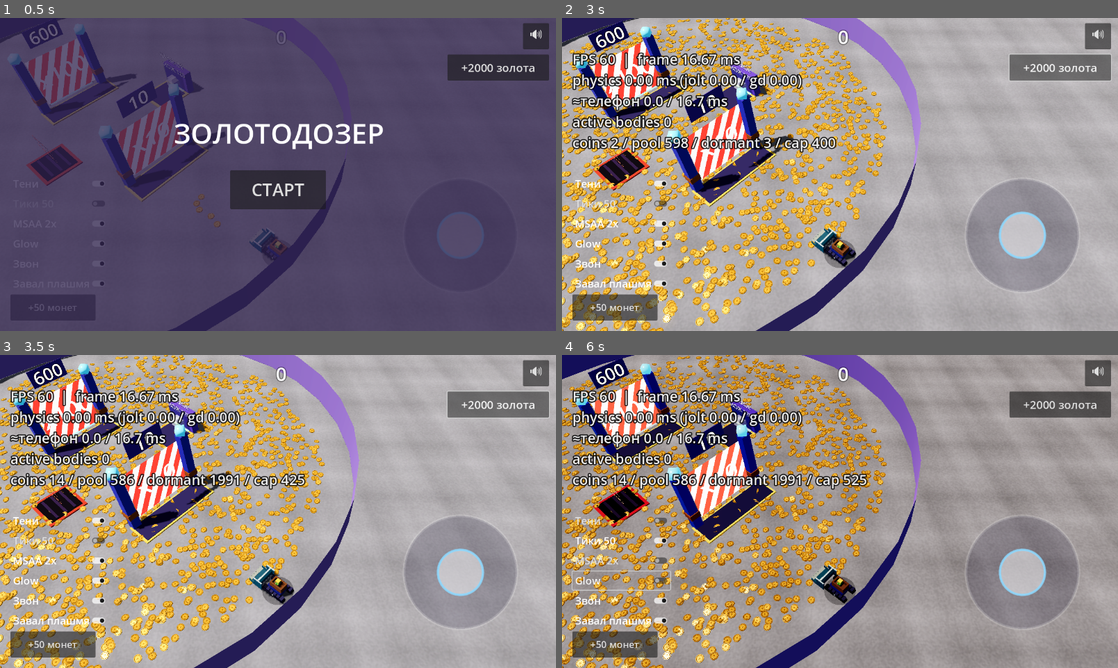
Above: before the commit, frames 1-4 (two rows, left to right).
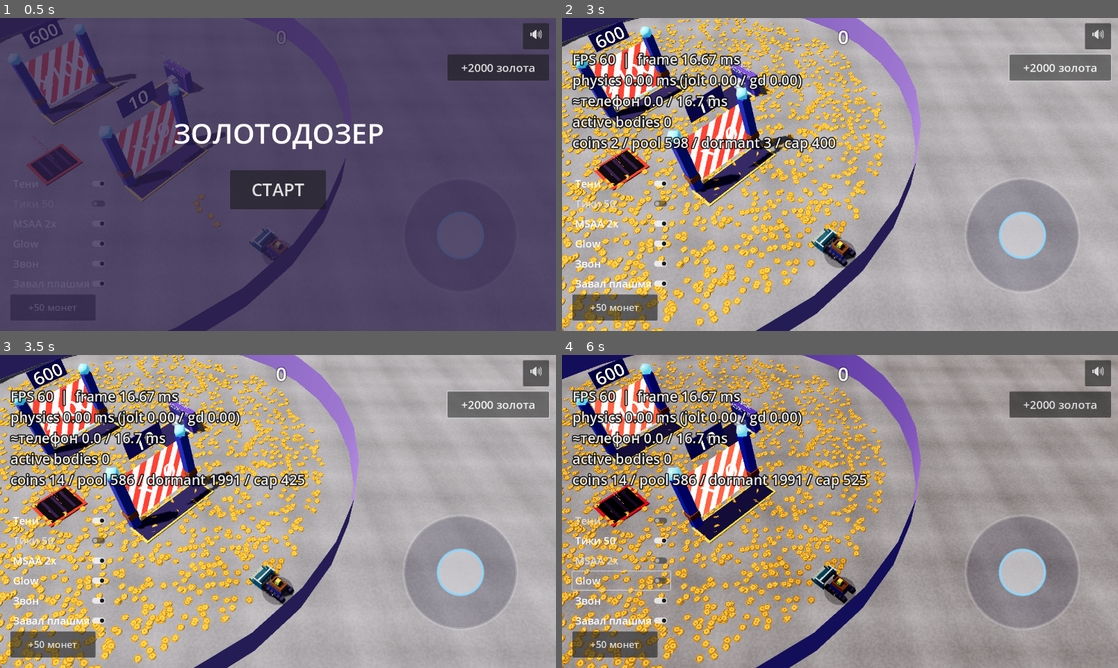
Above: after the commit, the same moments.

Repository: ui99ru/gold-harvester
Game: Godot game, scene res://scenes/game.tscn
Same seed, same stepped clock (60 frames per second), same inputs: the game is played once before the commit and once after it.
Inputs:
- Up to frame 1 (0.5 s): no input
- Up to frame 2 (3 s): click "СТАРТ" at 0.5 s; click "🔊" at 1.25 s; click "🔇" at 2 s; click "+2000 золота" at 2.75 s
- Up to frame 3 (3.5 s): no input
- Up to frame 4 (6 s): click "Тени" at 3.5 s; click "Тики 50" at 4.25 s; click "MSAA 2x" at 5 s; click "Glow" at 5.75 s

Frame 1 is identical in both runs. In frame 2, 5.3% of the frame differs, in the area x 0-59%, y 0-100%; in frame 3, 5.3%; in frame 4, 8.9%.

Commit message:
perf(godot): B6 — LOD декора + оснастка A/B рендера + диагностика узкого места
LOD-слой dormant (изобилие): отдельный дешёвый меш (10 сег. вместо 24) и материал
без normal-map/specular (SPECULAR_DISABLED), albedo-атлас+эмиссия сохранены — «море
золота» читается так же (сверено скриншотом). Активные монеты у ножа — полный PBR.

Оснастка измерения на телефоне (дефолты НЕ тронуты — тени/MSAA уже меняли «без
согласования» и откатили):
- probe-флаги --no-msaa/--no-shadow/--no-glow/--render-scale=X (рантайм-оверрайды);
- --no-glow теперь работает и на Android (через парсер: и user-args, и baked args);
- probe.ps1 -ExtraArgs: A/B одной парой команд (правит extra_args пресета и откатывает);
- --smoke-lod (структурный гард LOD-проводки) + в CI.

Замер на Redmi Note 8 Pro (90 с, изобилие 2934 видимых):
- LOD коина дал ~0 к кадру — монеты уже один дешёвый MultiMesh-вызов (гипотеза опровергнута);
- кадр p50 52 мс = physics 17 + render ~35; узкое место рендера — DRAW-CALLS:
  101 видимых MeshInstance3D (из них Dozer = 40, ворота/пады ~9), 311 draw-calls (179 без теней);
- полноэкранные проходы (тени+MSAA+glow+нативный скейл) вместе ~9-16 мс: всё off + scale 0.7 → кадр 52→43.

Co-Authored-By: Claude Opus 4.8 <noreply@anthropic.com>

Diff:
--- a/godot/scripts/coin.gd
+++ b/godot/scripts/coin.gd
@@ -41,6 +41,13 @@
 static var _mesh: CylinderMesh
 static var _material: StandardMaterial3D
 static var _phys_material: PhysicsMaterial
+
+# B6 LOD декор-слоя (dormant): тысячи фоновых монет рендерятся отдельным
+# дешёвым мешем/материалом. Конфиг задаётся из cmdline ДО _ensure_lod (в game._ready):
+static var _mesh_lod: CylinderMesh
+static var _material_lod: StandardMaterial3D
+static var dormant_lod_segs := 0      # >0 переопределяет CFG.DORMANT_LOD_SEGS (A/B --dormant-segs=)
+static var dormant_mat_cheap := true  # false (--dormant-hi) → полный PBR на декоре (бейслайн замера)
 
 
 static func _ensure_shared() -> void:
@@ -92,6 +99,38 @@
 	_phys_material.bounce = 0.02                         # rapier coinRestitution
 
 
+## B6: дешёвый LOD для dormant-декора. ~2950 фоновых монет полным мешем (24 сег.) и
+## PBR с normal-map жгут fill-rate Mali (замер B2: рендер ≈40 мс/кадр при physics 17).
+## Издалека монеты неотличимы → режем стоимость per-fragment: меньше радиальных
+## сегментов + материал БЕЗ normal-map и со SPECULAR_DISABLED (главная экономия на
+## мобайле — нет спекуляр-выборки/нормали на фрагмент). Albedo-атлас (золото+гравировка)
+## и эмиссия (свечение) сохранены — «море золота» читается так же. Активные монеты у
+## ножа рисует полный _mesh/_material (их мало, они в фокусе). --dormant-hi → полный PBR
+## (бейслайн для A/B-замера). Идемпотентно (строится один раз за процесс).
+static func _ensure_lod(segs: int, cheap: bool) -> void:
+	_ensure_shared()
+	if _mesh_lod:
+		return
+	_mesh_lod = CylinderMesh.new()
+	_mesh_lod.top_radius = RADIUS
+	_mesh_lod.bottom_radius = RADIUS
+	_mesh_lod.height = THICKNESS
+	_mesh_lod.radial_segments = segs
+	if not cheap:
+		_material_lod = _material   # A/B-бейслайн (--dormant-hi): полный PBR на декоре
+		return
+	_material_lod = StandardMaterial3D.new()
+	_material_lod.albedo_color = Color.WHITE
+	_material_lod.albedo_texture = TexGen.coin_atlas()    # золото+гравировка — цвет сохранён
+	_material_lod.metallic = 0.0                          # металл без спекуляра = чёрный → диэлектрик
+	_material_lod.roughness = 1.0
+	_material_lod.specular_mode = BaseMaterial3D.SPECULAR_DISABLED  # ← главная экономия per-fragment
+	_material_lod.emission_enabled = true                 # золотое свечение оставляем
+	_material_lod.emission = Color("c06a00")
+	_material_lod.emission_energy_multiplier = 0.27
+	# normal_texture НЕ задаём: нет tangent-space выборки/нормали на каждый фрагмент
+
+
 func _ready() -> void:
 	_ensure_shared()
 	mass = PI * RADIUS * RADIUS * THICKNESS * DENSITY    # ≈ 0.384 кг
--- a/godot/scripts/coin_dormant.gd
+++ b/godot/scripts/coin_dormant.gd
@@ -21,18 +21,20 @@
 var _grid: Dictionary = {}         # Vector2i -> PackedInt32Array(индексы записей)
 
 
-func setup(max_n: int, world_aabb: AABB) -> void:
+## mesh/mat — ресурсы рендера слоя. B6: передаём дешёвый LOD-меш/материал (Coin._mesh_lod
+## / Coin._material_lod); при null фолбэк на полные Coin._mesh/_material (старое поведение).
+func setup(max_n: int, world_aabb: AABB, mesh: Mesh = null, mat: Material = null) -> void:
 	Coin._ensure_shared()
 	_max = max_n
 	_xforms.resize(max_n)
 	_worth.resize(max_n)
 	_mm = MultiMesh.new()
 	_mm.transform_format = MultiMesh.TRANSFORM_3D
-	_mm.mesh = Coin._mesh
+	_mm.mesh = mesh if mesh != null else Coin._mesh
 	_mm.instance_count = max_n              # выделяем буфер ОДИН раз
 	_mm.visible_instance_count = 0
 	multimesh = _mm
-	material_override = Coin._material
+	material_override = mat if mat != null else Coin._material
 	# custom_aabb на весь уровень: иначе движок пересчитывает AABB на каждое
 	# изменение видимого числа (O(N) по инстансам) — спайк на больших полях.
 	custom_aabb = world_aabb
--- a/godot/scripts/game.gd
+++ b/godot/scripts/game.gd
@@ -89,6 +89,12 @@
 var _probe := false        # авто-телеметрия (--probe): loop-автопилот + Telemetry
 var _probe_s := 120.0      # длительность авто-прогона в РЕАЛЬНЫХ секундах (--probe-s=)
 var _probe_seed := 0       # B1: засеять N dormant-монет в probe (изобилие; --probe-seed=N)
+# B6: probe-оверрайды рендера для замера на телефоне. НЕ меняют дефолты (тени/MSAA
+# уже однажды меняли «без согласования» и откатили) — только инструмент для A/B.
+var _ovr_msaa := -1        # --no-msaa → 0 (MSAA off); -1 = дефолт проекта (2x)
+var _ovr_shadow := -1      # --no-shadow → 0 (тень солнца off); -1 = дефолт (on)
+var _ovr_scale := 0.0      # --render-scale=X → scaling_3d_scale; 0 = дефолт (нативное)
+var _ovr_glow := -1        # --no-glow → 0 (bloom off); -1 = дефолт (on)
 var _gd_accum := 0
 var _sim_us_last := 0   # мкс GDScript-сима за последний физ-тик → split «jolt/gd» в HUD
 var _coin_mm: MultiMeshInstance3D   # общий рендер монет (как web InstancedMesh), инстанс = coin.idx
@@ -145,9 +151,22 @@
 		phase = "play"
 		_start_overlay.visible = false
 	_setup_smoke()
+	_apply_render_overrides()  # B6 probe: viewport MSAA/render-scale (после HUD; дефолты не тронуты)
 	if _probe:
 		_start_probe()
 	_update_camera(0.0)
+
+
+## B6 probe-only: применить оверрайды рендера для A/B-замера на телефоне. Дефолты
+## проекта (MSAA 2x, нативный скейл) не меняем — это лишь инструмент измерения вклада
+## каждой полноэкранной/доппроходной статьи в кадр. Тень — в _build_environment.
+func _apply_render_overrides() -> void:
+	var vp := get_viewport()
+	if _ovr_msaa == 0:
+		vp.msaa_3d = Viewport.MSAA_DISABLED
+	if _ovr_scale > 0.0:
+		vp.scaling_3d_mode = Viewport.SCALING_3D_MODE_BILINEAR
+		vp.scaling_3d_scale = _ovr_scale
 
 
 ## Респаун монеты в источнике: у земли + радиальный разлёт «волной». Монеты
@@ -426,6 +445,18 @@
 		elif arg.begins_with("--cap="):
 			_cap_override = int(arg.get_slice("=", 1))  # B2: заморозить AIMD-кэп (детерминизм)
 			_cap_frozen = true
+		elif arg.begins_with("--dormant-segs="):
+			Coin.dormant_lod_segs = int(arg.get_slice("=", 1))  # B6 A/B: сегменты LOD-меша декора
+		elif arg == "--dormant-hi":
+			Coin.dormant_mat_cheap = false  # B6 A/B: полный PBR на декоре (бейслайн замера рендера)
+		elif arg == "--no-msaa":
+			_ovr_msaa = 0   # B6 A/B: замер вклада MSAA в кадр на телефоне
+		elif arg == "--no-shadow":
+			_ovr_shadow = 0  # B6 A/B: замер вклада теней солнца
+		elif arg == "--no-glow":
+			_ovr_glow = 0    # B6 A/B: замер вклада bloom (работает и на Android — baked args)
+		elif arg.begins_with("--render-scale="):
+			_ovr_scale = float(arg.get_slice("=", 1))  # B6 A/B: рендер-скейл 3D (fill-rate)
 		elif arg.begins_with("--cal="):
 			var c := arg.get_slice("=", 1).split(",")
 			_cal_sun = float(c[0])
@@ -515,7 +546,7 @@
 	env.fog_depth_end = CFG.FOG_FAR
 
 	# Bloom web-пайплайна (bright-pass 0.86 + compose 0.38)
-	env.glow_enabled = not OS.get_cmdline_user_args().has("--no-glow")
+	env.glow_enabled = _ovr_glow != 0  # --no-glow (через парсер: и user-args, и baked Android)
 	env.glow_hdr_threshold = CFG.BLOOM_THR
 	env.glow_intensity = CFG.BLOOM_INTEN
 
@@ -527,7 +558,7 @@
 	sun = DirectionalLight3D.new()
 	sun.light_color = Color("fff4de")
 	sun.light_energy = CFG.SUN_INT * 0.30 * _cal_sun  # калибровка по web-эталону
-	sun.shadow_enabled = true
+	sun.shadow_enabled = _ovr_shadow != 0   # B6 probe: --no-shadow → off (замер)
 	sun.directional_shadow_mode = DirectionalLight3D.SHADOW_ORTHOGONAL
 	# web: позиция (10,22,6), смотрит в origin
 	sun.look_at_from_position(Vector3(10, 22, 6), Vector3.ZERO, Vector3.UP)
@@ -1083,6 +1114,22 @@
 	var pm := Performance.get_monitor(Performance.TIME_PHYSICS_PROCESS)
 	if pm > _phys_max:
 		_phys_max = pm
+	if _smoke_mode == "lod":
+		# B6 регресс: декор на дешёвом LOD-меше/материале, активный слой — полный.
+		# Структурная проверка (один тик): не даём рефактору молча вернуть полный PBR.
+		var dmesh := _dormant.multimesh.mesh
+		var dsegs := (dmesh as CylinderMesh).radial_segments if dmesh is CylinderMesh else -1
+		var amesh := _coin_mm.multimesh.mesh
+		var asegs := (amesh as CylinderMesh).radial_segments if amesh is CylinderMesh else -1
+		var cheap_mat: bool = _dormant.material_override == Coin._material_lod \
+			and Coin._material_lod != null and Coin._material_lod != Coin._material
+		var shadow_off: bool = _dormant.cast_shadow == GeometryInstance3D.SHADOW_CASTING_SETTING_OFF
+		var ok := dsegs == CFG.DORMANT_LOD_SEGS and asegs == Coin._mesh.radial_segments \
+			and cheap_mat and shadow_off
+		print("SMOKE lod: %s dormant_segs=%d active_segs=%d cheap_mat=%s shadow_off=%s" % [
+			"OK" if ok else "FAIL", dsegs, asegs, cheap_mat, shadow_off])
+		get_tree().quit(0 if ok else 1)
+		return
 	if _smoke_mode == "idle":
 		# Сцена «как на телефоне»: старт (5 монет, 995 в пуле), дозер стоит.
 		# Замер физики для сопоставления CI↔телефон (как HUD: physics/jolt/gd).
@@ -1379,7 +1426,10 @@
 	var aabb := AABB(Vector3(ctr.x - r - 5, -2, ctr.z - r - 5),
 		Vector3(2 * r + 10, 12, 2 * r + 90))
 	add_child(_dormant)
-	_dormant.setup(CFG.DORMANT_MAX, aabb)
+	# B6: декор-слой на дешёвом LOD-меше/материале (fill-rate Mali на тысячах монет).
+	var segs: int = Coin.dormant_lod_segs if Coin.dormant_lod_segs > 0 else CFG.DORMANT_LOD_SEGS
+	Coin._ensure_lod(segs, Coin.dormant_mat_cheap)
+	_dormant.setup(CFG.DORMANT_MAX, aabb, Coin._mesh_lod, Coin._material_lod)
 
 
 ## Засеять n декор-монет (worth=1) ковром по арене — изобилие на экране. Лежат
--- a/godot/scripts/game_config.gd
+++ b/godot/scripts/game_config.gd
@@ -90,6 +90,9 @@
 const DEHYDRATE_PASS_BUDGET := 150 # макс опусканий за проход (раз в 10 тиков)
 const EVACUATE_TICK_BUDGET := 30  # макс эвакуаций дальних тел за тик (кап спайка при пустом пуле)
 
+# --- B6: LOD декор-слоя (dormant) — fill-rate Mali на тысячах фоновых монет ---
+const DORMANT_LOD_SEGS := 10  # радиальных сегментов LOD-меша dormant (полный меш = 24; диск издалека неотличим)
+
 # --- B2: авто-адаптивный бюджет активных тел (AIMD) ---
 const CAP_START := 300        # стартовый кэп активных тел (AIMD сам подстроит)
 const BUDGET_TARGET_MS := 8.0 # цель physics-мс; >target → cap×0.9, <0.7×target → cap+25
Not shown, changed: .github/workflows/perf-smoke.yml
Not shown, changed: tools/probe.ps1
